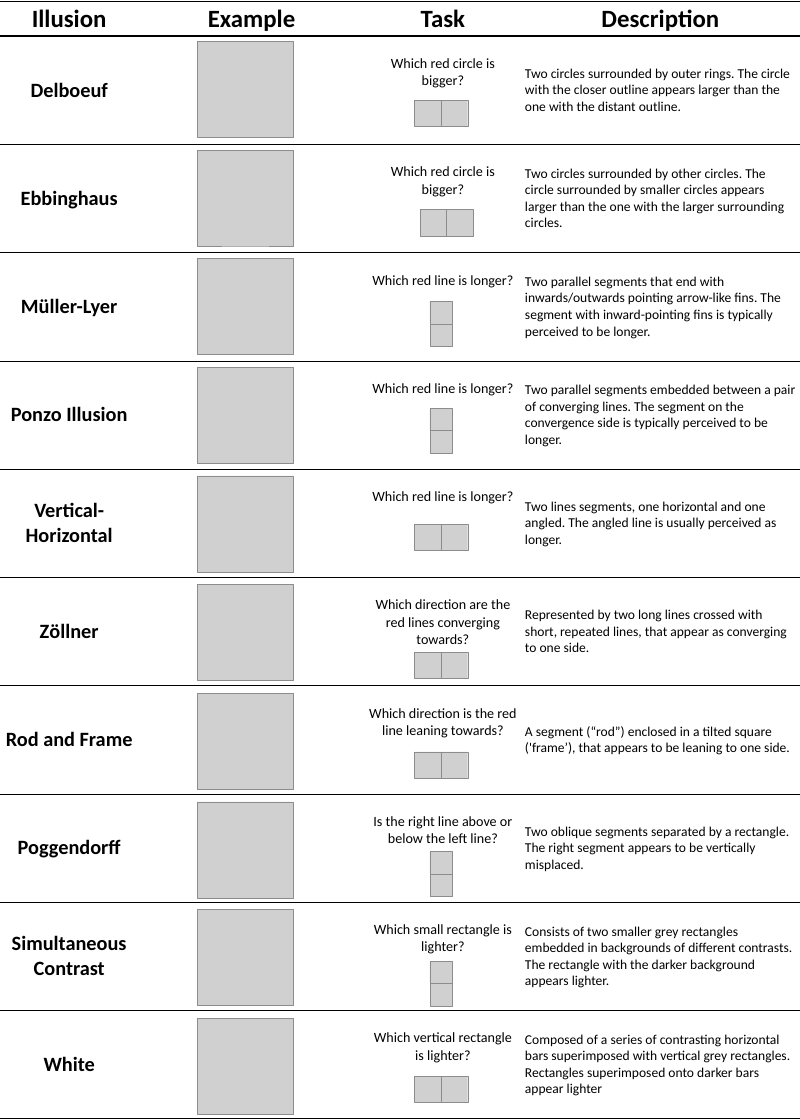
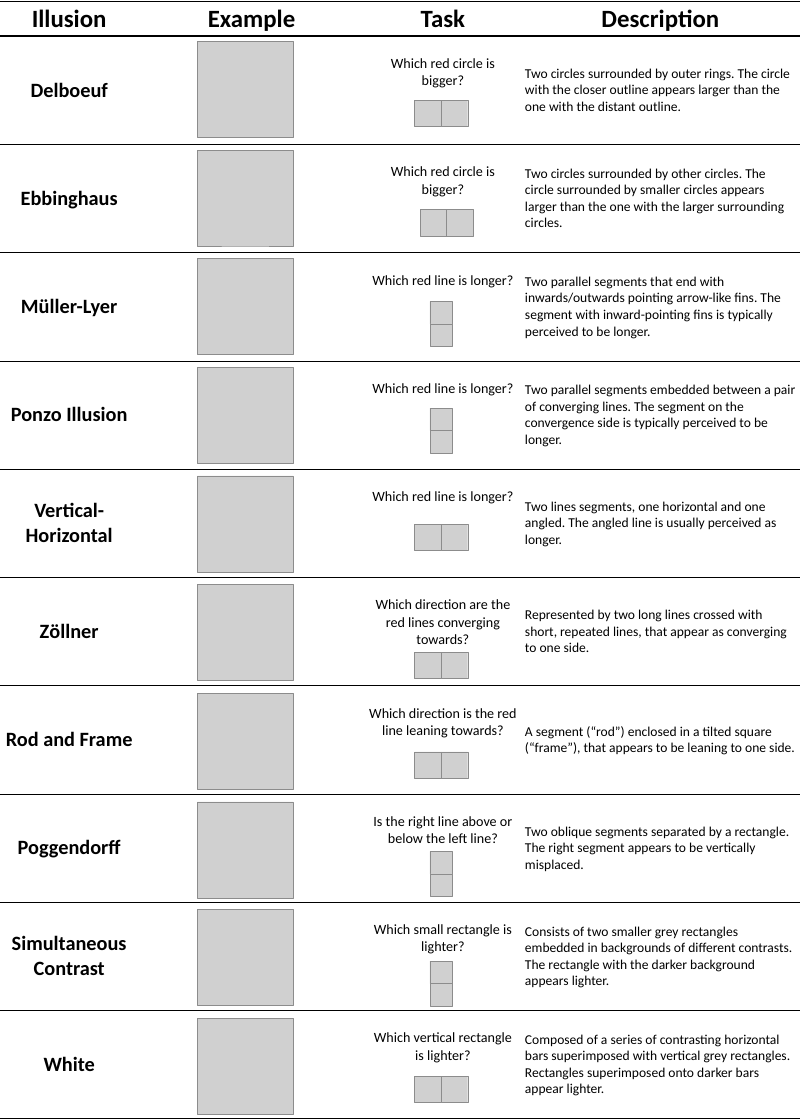
Before and after one commit to RealityBending/IllusionGameValidation, a slide deck: slide 1 of figures/Figure2.pptx. Drawn at 800x1120 pixels with LibreOffice and Linux fonts; fonts in the diff are those of the drawing; grey boxes stand for pictures. Boxes give left, top, right and bottom in pixels: in the first picture for what was removed or moved away, otherwise in the second. Text is boxed around its words. In the diff, an @@ line names an element or a change of style, - is before the commit and + after.

```diff
--- a/figures/Figure2.pptx
+++ b/figures/Figure2.pptx
@@ table at bbox=[0, 2, 800, 1119] @@
-row 8, column 4: A segment (“rod”) enclosed in a tilted square ('frame’), that appears to be leaning to one side.
+row 8, column 4: A segment (“rod”) enclosed in a tilted square (“frame”), that appears to be leaning to one side.
-row 11, column 4: Composed of a series of contrasting horizontal bars superimposed with vertical grey rectangles. Rectangles superimposed onto darker bars appear lighter
+row 11, column 4: Composed of a series of contrasting horizontal bars superimposed with vertical grey rectangles. Rectangles superimposed onto darker bars appear lighter.
```
Also in this commit, not shown: 6 other files.
